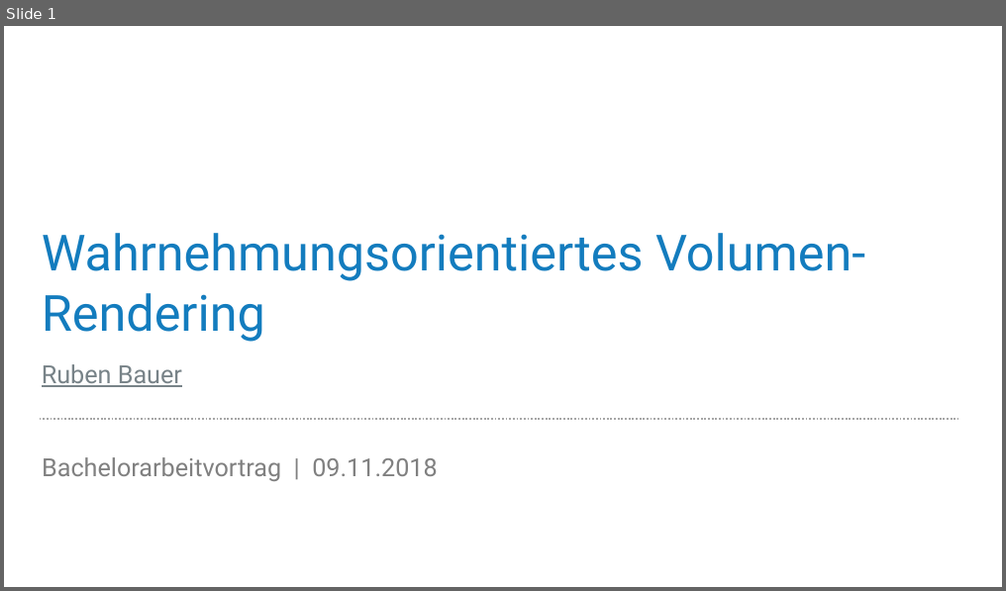
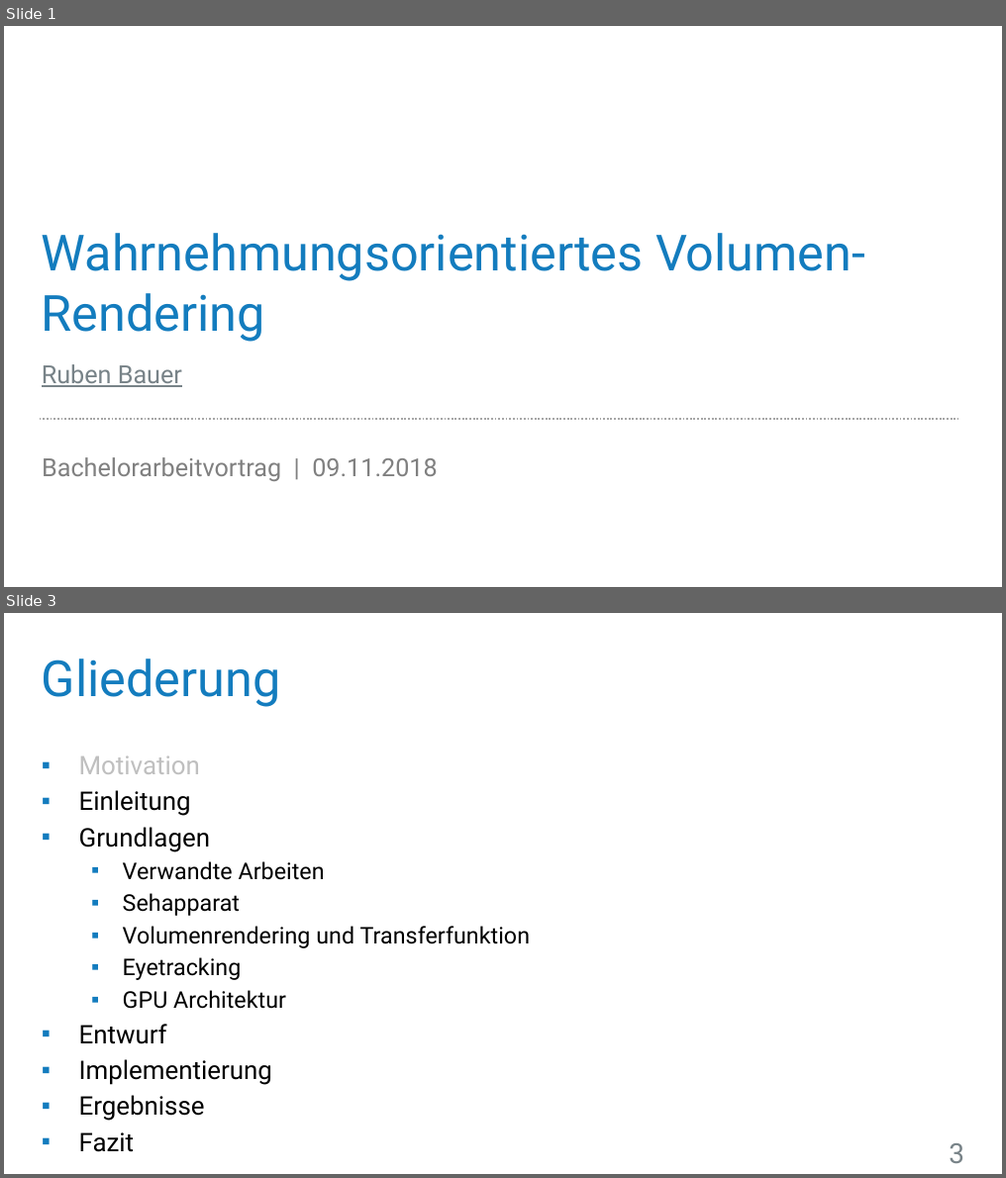
Before and after one commit to UniStuttgart-VISUS/FoveatedVolumeRendering, a slide deck: Dokumente/Vortrag/Wahrnehmungsorientiertes_Volumen-Rendering.pptx. Shown one above the other, each under a label of ours: slide 1 before the commit, slides 1 and 3 after it; the slides between them are not shown. The pictures are 1006x591 and 1006x1178 pixels, drawn with LibreOffice and Linux fonts; fonts in the diff are those of the drawing; background and template pictures are left out. Boxes give left, top, right and bottom in pixels: in the first picture for what was removed or moved away, otherwise in the second. Text is boxed around its words. In the diff, an @@ line names an element or a change of style, - is before the commit and + after.

Commit message:
Vortrag: Gliederung erstellt.

```diff
--- a/Dokumente/Vortrag/Wahrnehmungsorientiertes_Volumen-Rendering.pptx
+++ b/Dokumente/Vortrag/Wahrnehmungsorientiertes_Volumen-Rendering.pptx
@@ slide 3 added at (4,613,1002,1174), background #FFFFFF @@
@@ title added at (42,659,281,707), 36 pt, text #137CBE @@
+Gliederung
@@ text added at (79,756,531,1121), 16.6 pt, text #000000 @@
+▪ Motivation
+▪ Einleitung
+▪ Grundlagen
+  ▪ Verwandte Arbeiten
+  ▪ Sehapparat
+  ▪ Volumenrendering und Transferfunktion
+  ▪ Eyetracking
+  ▪ GPU Architektur
+▪ Entwurf
+▪ Implementierung
+▪ Ergebnisse
+▪ Fazit
@@ page number added at (948,1144,964,1163), 20 pt, text #788388 @@
+3
```
Also in this commit, not shown: 12 other slides added, 1 slide removed.
